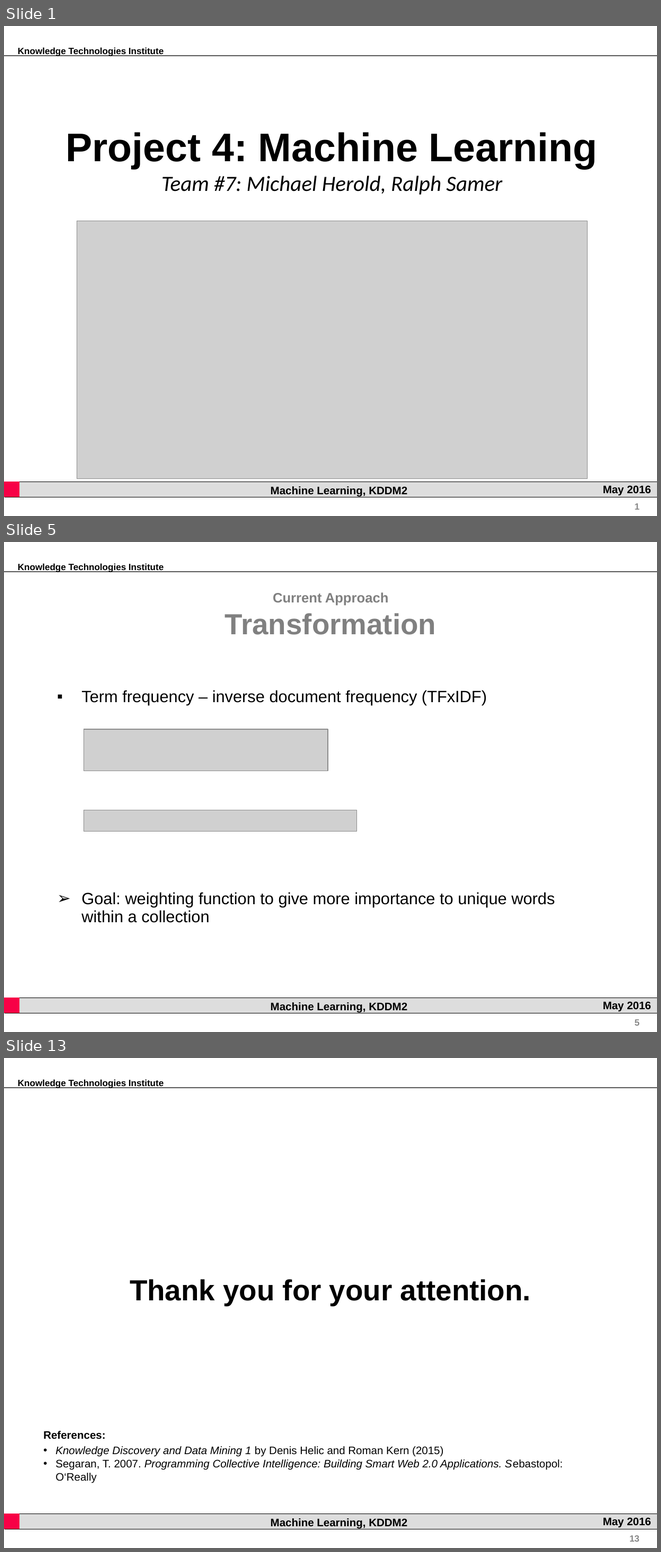
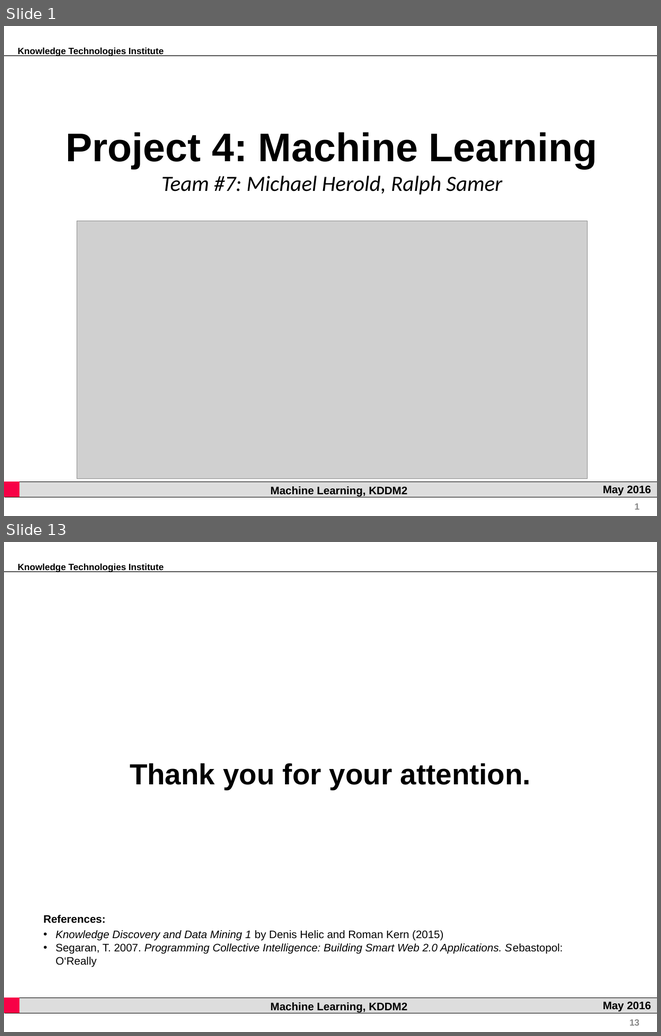
Before and after one commit to rsamer/MLSE, a slide deck: presentation/interim/Presentation.pptx. Shown one above the other, each under a label of ours: slides 1, 5 and 13 before the commit, slides 1 and 13 after it; the slides between them are not shown. The pictures are 661x1552 and 661x1036 pixels, drawn with LibreOffice and Linux fonts; fonts in the diff are those of the drawing; grey boxes stand for pictures; background and template pictures are left out. Boxes give left, top, right and bottom in pixels: in the first picture for what was removed or moved away, otherwise in the second. Text is boxed around its words. In the diff, an @@ line names an element or a change of style, - is before the commit and + after.

```diff
--- a/presentation/interim/Presentation.pptx
+++ b/presentation/interim/Presentation.pptx
@@ slide 5 removed at [4, 542, 657, 1032], background #FFFFFF; not listed: 7 template elements that a slide beside it also shows @@
@@ text removed at [225, 592, 436, 635] @@
-Current Approach
-Transformation
@@ text removed at [81, 690, 555, 923] @@
-▪ Term frequency – inverse document frequency (TFxIDF)
-➢ Goal: weighting function to give more importance to unique words within a collection
@@ picture removed at [84, 730, 328, 771] @@
@@ picture removed at [84, 810, 356, 831] @@
```
Also in this commit, not shown: 8 slides changed, 3 slides added, 2 other slides removed.
